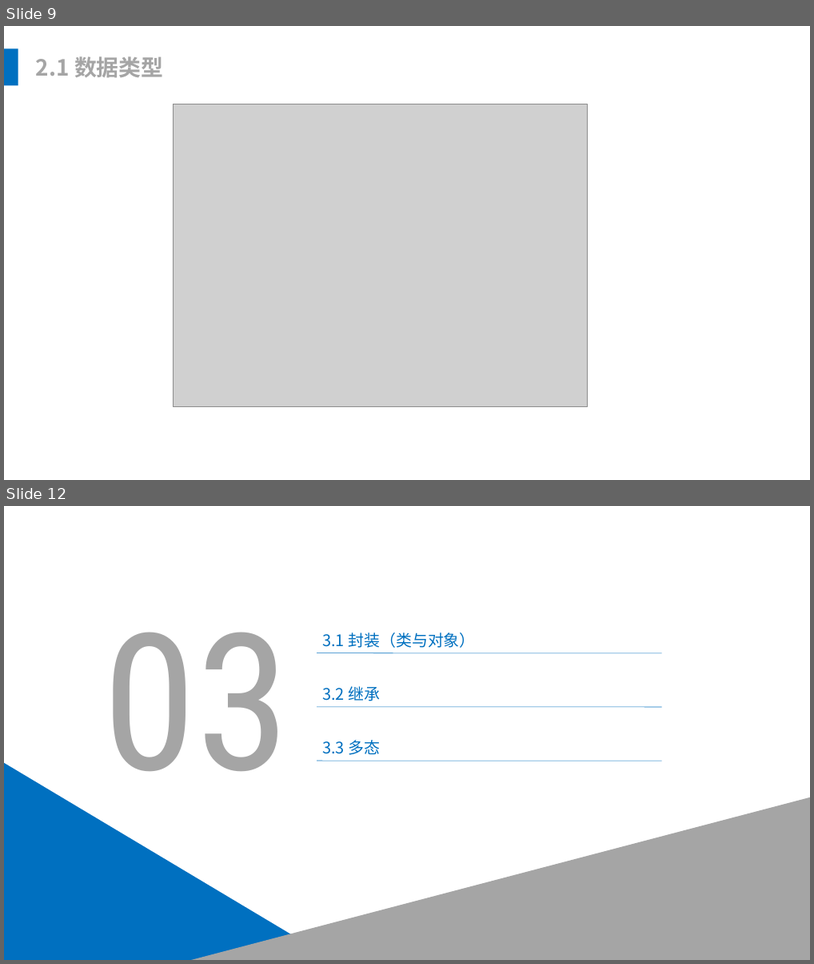
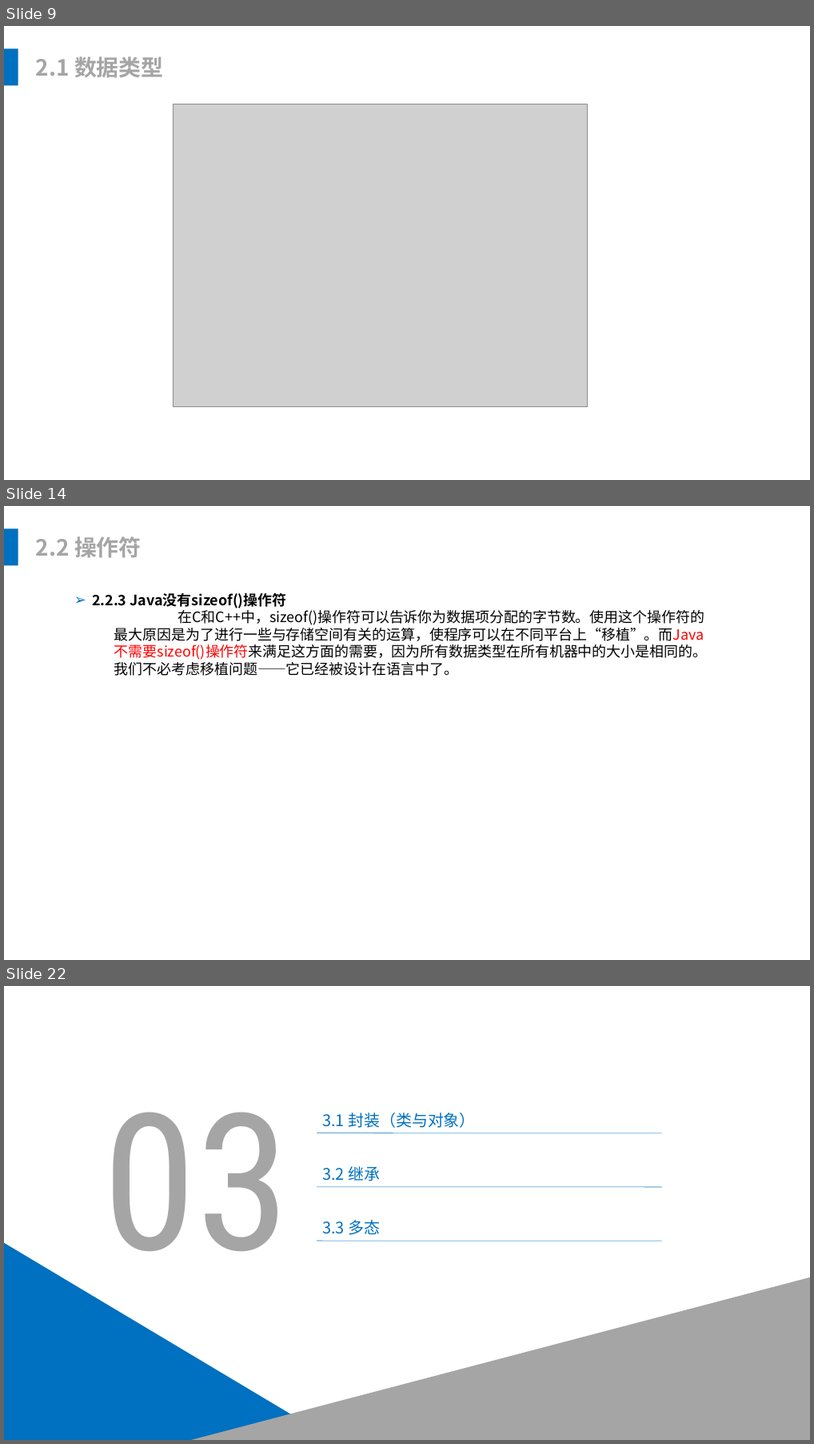
Before and after one commit to leonliu06/JavaTrainning, a slide deck: Java培训.pptx. Shown one above the other, each under a label of ours: slides 9 and 12 before the commit, slides 9, 14 and 22 after it; the slides between them are not shown. The pictures are 814x964 and 814x1444 pixels, drawn with LibreOffice and Linux fonts; fonts in the diff are those of the drawing; grey boxes stand for pictures. Boxes give left, top, right and bottom in pixels: in the first picture for what was removed or moved away, otherwise in the second. Text is boxed around its words. In the diff, an @@ line names an element or a change of style, - is before the commit and + after.

```diff
--- a/Java培训.pptx
+++ b/Java培训.pptx
@@ slide 14 added at bbox=[4, 506, 810, 960], background #FFFFFF @@
@@ rectangle added at bbox=[4, 529, 18, 566], fill #0070C0 @@
@@ text added at bbox=[36, 536, 142, 558], 28 pt, text #A5A5A5, bold @@
+2.2 操作符
@@ text added at bbox=[92, 592, 707, 676], 18 pt, text #000000 @@
+➢ 2.2.3 Java没有sizeof()操作符
+  在C和C++中，sizeof()操作符可以告诉你为数据项分配的字节数。使用这个操作符的最大原因是为了进行一些与存储空间有关的运算，使程序可以在不同平台上“移植”。而Java不需要sizeof()操作符来满足这方面的需要，因为所有数据类型在所有机器中的大小是相同的。我们不必考虑移植问题——它已经被设计在语言中了。
@@ what was slide 12 is now slide 22 @@
```
Also in this commit, not shown: 2 slides changed, 9 other slides added, 1 other file.
